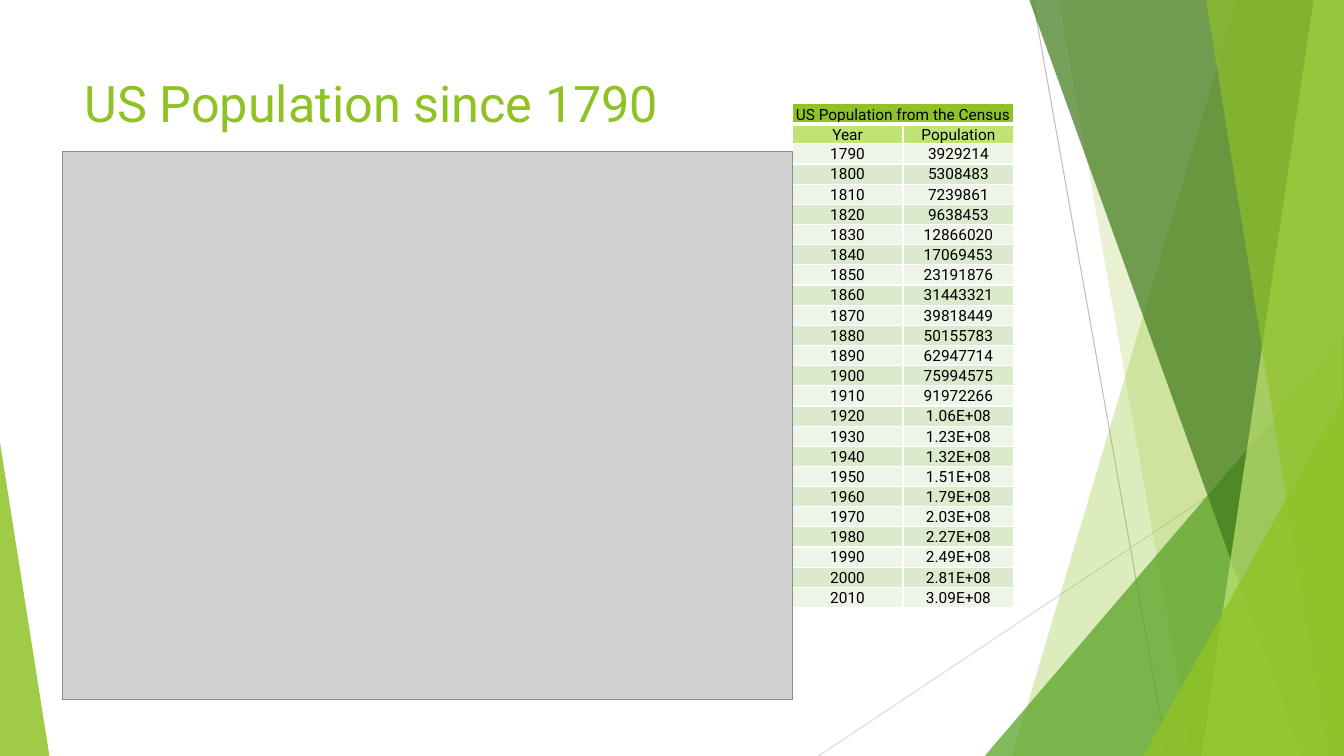
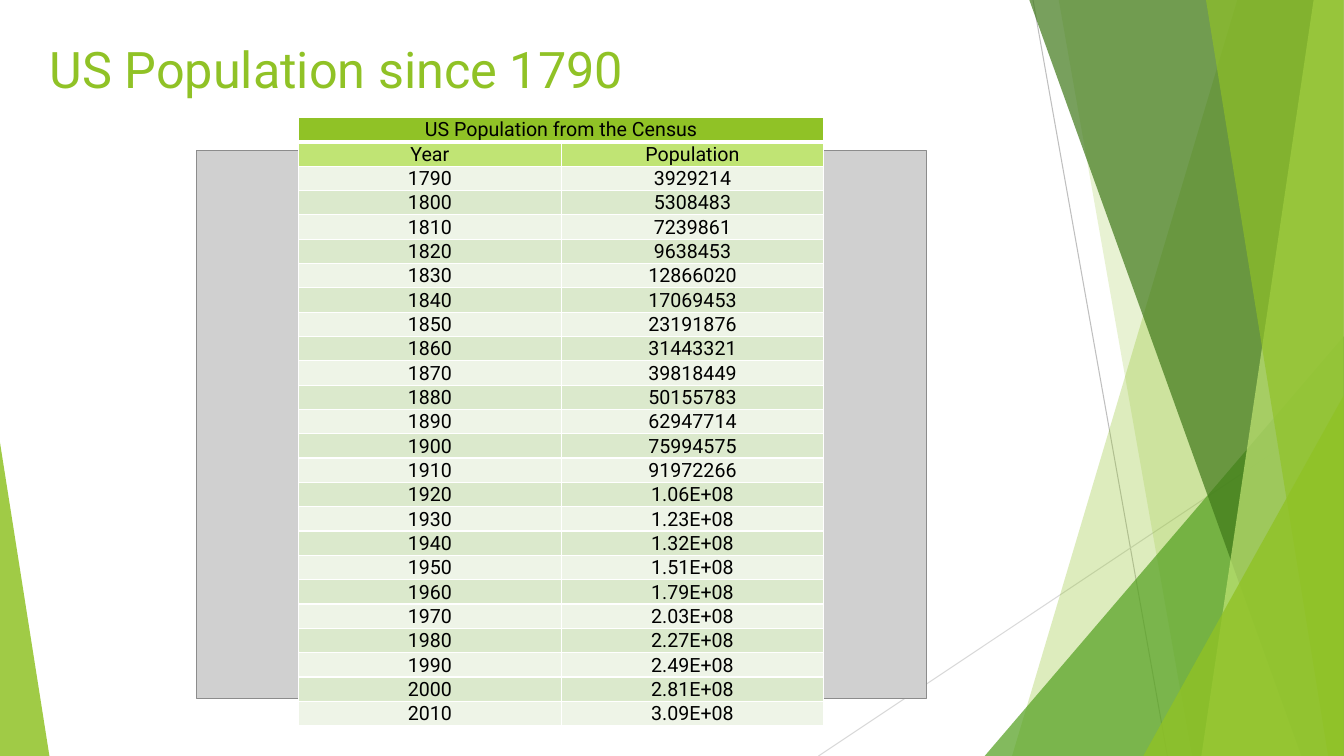
Before and after one commit to BananaBonanza/cwuMath475, a slide deck: slide 2 of PPGR_Presentation.pptx. Drawn at 1344x756 pixels with LibreOffice and Linux fonts; fonts in the diff are those of the drawing; grey boxes stand for pictures. Boxes give left, top, right and bottom in pixels: in the first picture for what was removed or moved away, otherwise in the second. Text is boxed around its words. In the diff, an @@ line names an element or a change of style, - is before the commit and + after.

```diff
--- a/PPGR_Presentation.pptx
+++ b/PPGR_Presentation.pptx
@@ title "US Population since 1790": place and size @@
-title "US Population since 1790" at box(85, 84, 658, 133)
+title "US Population since 1790" at box(50, 50, 623, 99)
@@ table at box(298, 118, 825, 732) @@
@@ size 11 to 14 pt @@
@@ table: place and size @@
-table at box(792, 104, 1014, 608)
+table at box(298, 118, 825, 732)
@@ picture: place and size @@
-picture at box(63, 152, 792, 700)
+picture at box(197, 151, 927, 699)
```
Also in this commit, not shown: 4 other slides changed, 2 slides added, 1 slide removed, 5 other files.
